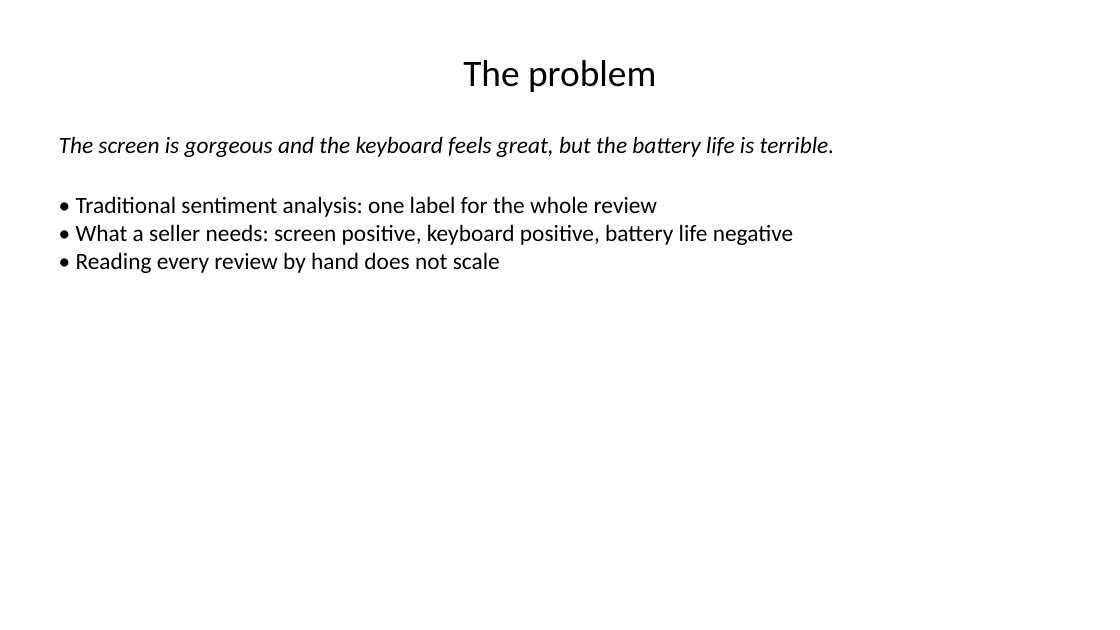
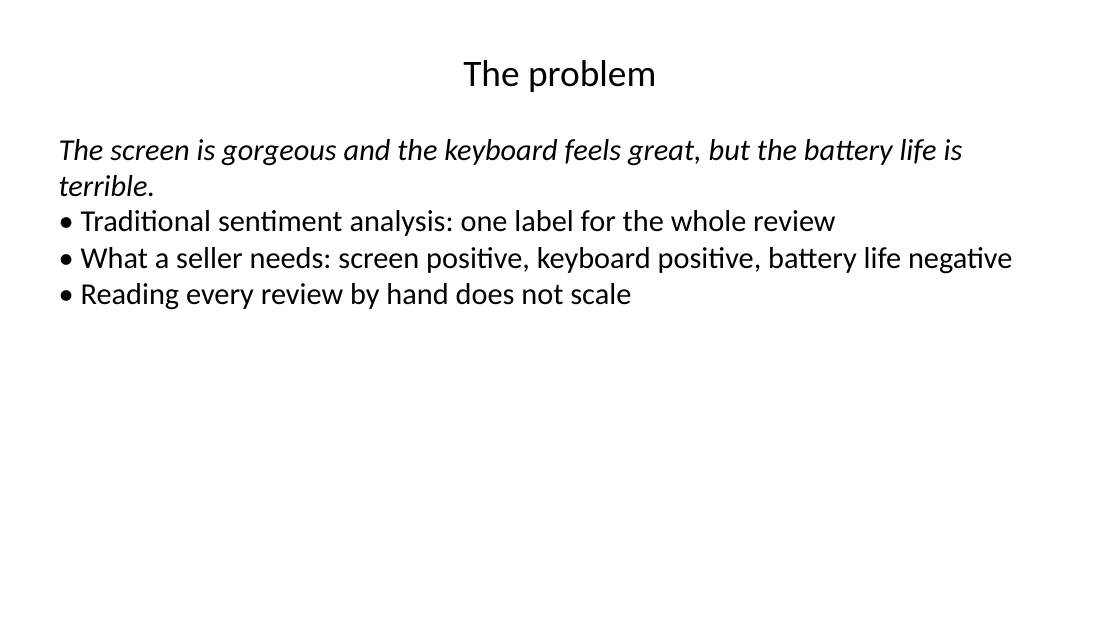
Before and after one commit to loki1948/ABSA-Product-Review-Analysis, a slide deck: slide 2 of docs/submission/ABSA_Presentation.pptx. Drawn at 1120x630 pixels with LibreOffice and Linux fonts; fonts in the diff are those of the drawing. Boxes give left, top, right and bottom in pixels: in the first picture for what was removed or moved away, otherwise in the second. Text is boxed around its words. In the diff, an @@ line names an element or a change of style, - is before the commit and + after.

```diff
--- a/docs/submission/ABSA_Presentation.pptx
+++ b/docs/submission/ABSA_Presentation.pptx
@@ text "The screen is gorgeous and ..." at (59,139,963,197): size 20 to 26 pt @@
@@ text "• Traditional sentiment analysis: one ..." at (81,210,1012,310): size 20 to 26 pt @@
@@ text "• Traditional sentiment analysis: one ...": place and size @@
-text "• Traditional sentiment analysis: one ..." at (76,196,793,273)
+text "• Traditional sentiment analysis: one ..." at (81,210,1012,310)
```
Also in this commit, not shown: 16 other slides changed, 25 other files.
